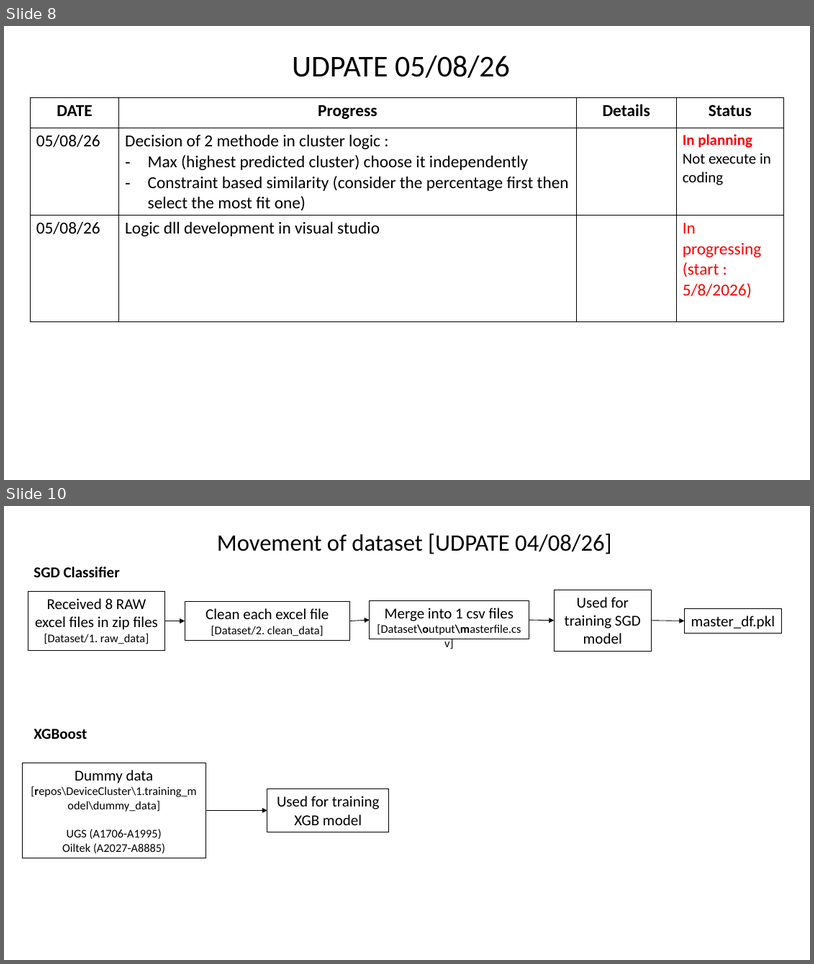
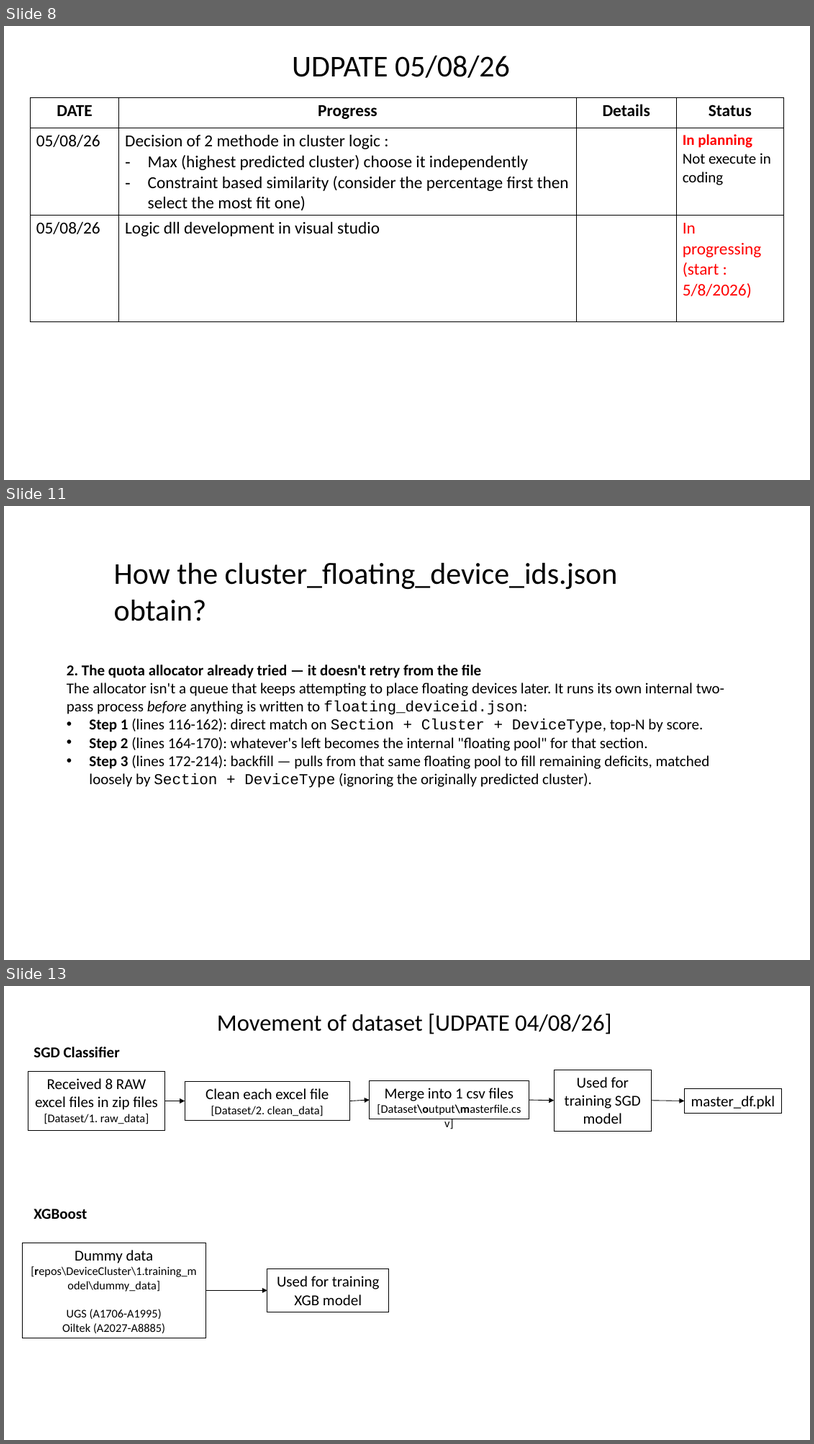
Before and after one commit to Syaziyah30/DeviceCluster, a slide deck: 1.training_model/supplementary/Device Identifier 20260717.pptx. Shown one above the other, each under a label of ours: slides 8 and 10 before the commit, slides 8, 11 and 13 after it; the slides between them are not shown. The pictures are 814x964 and 814x1444 pixels, drawn with LibreOffice and Linux fonts; fonts in the diff are those of the drawing. Boxes give left, top, right and bottom in pixels: in the first picture for what was removed or moved away, otherwise in the second. Text is boxed around its words. In the diff, an @@ line names an element or a change of style, - is before the commit and + after.

```diff
--- a/1.training_model/supplementary/Device Identifier 20260717.pptx
+++ b/1.training_model/supplementary/Device Identifier 20260717.pptx
@@ slide 11 added at [4,506,810,960], background #FFFFFF @@
@@ text added at [114,563,618,621], 36 pt, text #000000 @@
+How the cluster_floating_device_ids.json obtain?
@@ text added at [67,664,725,788], 18 pt, text #000000 @@
+2. The quota allocator already tried — it doesn't retry from the file
+The allocator isn't a queue that keeps attempting to place floating devices later. It runs its own internal two-pass process before anything is written to floating_deviceid.json:
+• Step 1 (lines 116-162): direct match on Section + Cluster + DeviceType, top-N by score.
+• Step 2 (lines 164-170): whatever's left becomes the internal "floating pool" for that section.
+• Step 3 (lines 172-214): backfill — pulls from that same floating pool to fill remaining deficits, matched loosely by Section + DeviceType (ignoring the originally predicted cluster).
@@ what was slide 10 is now slide 13 @@
```
Also in this commit, not shown: 1 slide changed, 3 other slides added, 1 other file.
